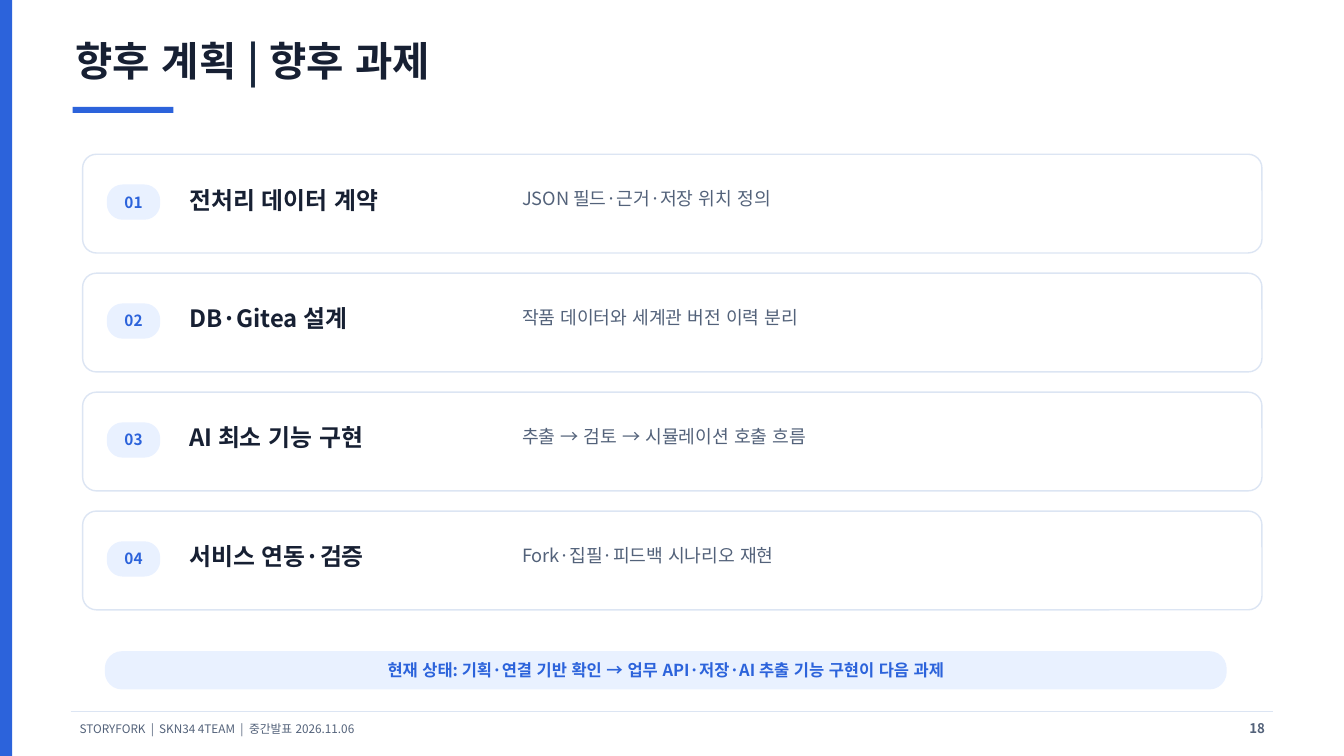
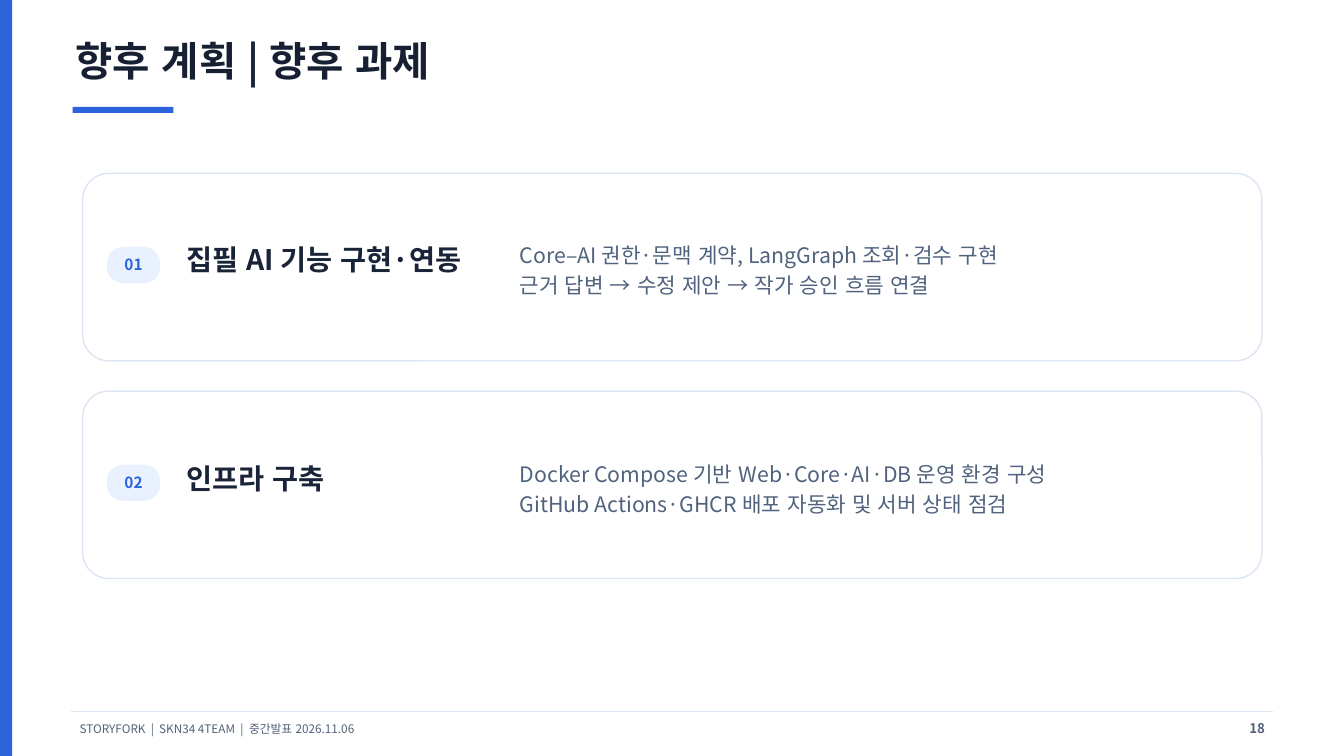
Before and after one commit to SKNETWORKS-FAMILY-AICAMP/SKN34-FINAL-4TEAM, a slide deck: slide 18 of docs/deliverables/SKN34-final-4Team_중간발표.pptx. Drawn at 1344x756 pixels with LibreOffice and Linux fonts; fonts in the diff are those of the drawing. Boxes give left, top, right and bottom in pixels: in the first picture for what was removed or moved away, otherwise in the second. Text is boxed around its words. In the diff, an @@ line names an element or a change of style, - is before the commit and + after.

```diff
--- a/docs/deliverables/SKN34-final-4Team_중간발표.pptx
+++ b/docs/deliverables/SKN34-final-4Team_중간발표.pptx
@@ rounded rectangle: place and size @@
-rounded rectangle at <box>83,154,1262,253</box>
+rounded rectangle at <box>83,173,1262,361</box>
@@ rounded rectangle: place and size @@
-rounded rectangle at <box>107,185,160,220</box>
+rounded rectangle at <box>107,247,160,283</box>
@@ text "01": place and size @@
-text "01" at <box>124,196,142,208</box>
+text "01" at <box>124,258,142,270</box>
@@ text at <box>187,246,461,273</box>: text changed; size 17 to 20.2 pt; text colour #172033 to #1A2438 @@
-전처리 데이터 계약
+집필 AI 기능 구현·연동
@@ text at <box>520,245,998,295</box>: text changed; size 13 to 15.2 pt; text colour #53627A to #50627D @@
-JSON 필드·근거·저장 위치 정의
+Core–AI 권한·문맥 계약, LangGraph 조회·검수 구현
+근거 답변 → 수정 제안 → 작가 승인 흐름 연결
@@ text removed at <box>189,307,347,329</box> @@
-DB·Gitea 설계
@@ text removed at <box>522,309,798,326</box> @@
-작품 데이터와 세계관 버전 이력 분리
@@ rounded rectangle: place and size @@
-rounded rectangle at <box>83,273,1262,372</box>
+rounded rectangle at <box>83,391,1262,579</box>
@@ rounded rectangle removed at <box>83,392,1262,491</box> @@
@@ rounded rectangle removed at <box>107,422,160,458</box> @@
@@ text removed at <box>124,433,142,445</box> @@
-03
@@ text removed at <box>189,426,363,448</box> @@
-AI 최소 기능 구현
@@ text removed at <box>522,428,806,445</box> @@
-추출 → 검토 → 시뮬레이션 호출 흐름
@@ rounded rectangle: place and size @@
-rounded rectangle at <box>107,303,160,339</box>
+rounded rectangle at <box>107,465,160,501</box>
@@ text "02": place and size @@
-text "02" at <box>124,314,142,326</box>
+text "02" at <box>124,476,142,488</box>
@@ text added at <box>187,465,325,492</box>, 20.2 pt, text #1A2438, bold @@
+인프라 구축
@@ text added at <box>520,464,1046,514</box>, 15.2 pt, text #50627D @@
+Docker Compose 기반 Web·Core·AI·DB 운영 환경 구성
+GitHub Actions·GHCR 배포 자동화 및 서버 상태 점검
@@ rounded rectangle removed at <box>83,511,1262,610</box> @@
@@ rounded rectangle removed at <box>107,541,160,577</box> @@
@@ text removed at <box>124,552,142,564</box> @@
-04
@@ text removed at <box>189,545,364,567</box> @@
-서비스 연동·검증
@@ text removed at <box>522,547,773,564</box> @@
-Fork·집필·피드백 시나리오 재현
@@ rounded rectangle removed at <box>105,651,1227,690</box> @@
@@ text removed at <box>388,662,944,678</box> @@
-현재 상태: 기획·연결 기반 확인 → 업무 API·저장·AI 추출 기능 구현이 다음 과제
```
Also in this commit, not shown: 2 other slides changed, 1 slide added.
